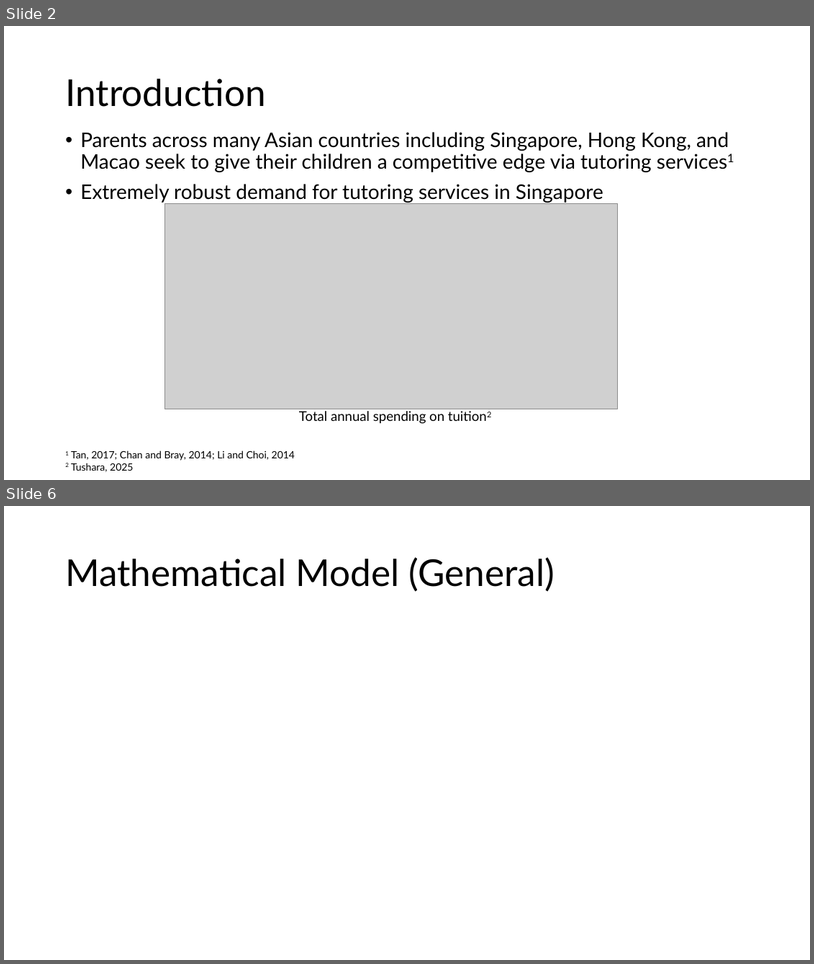
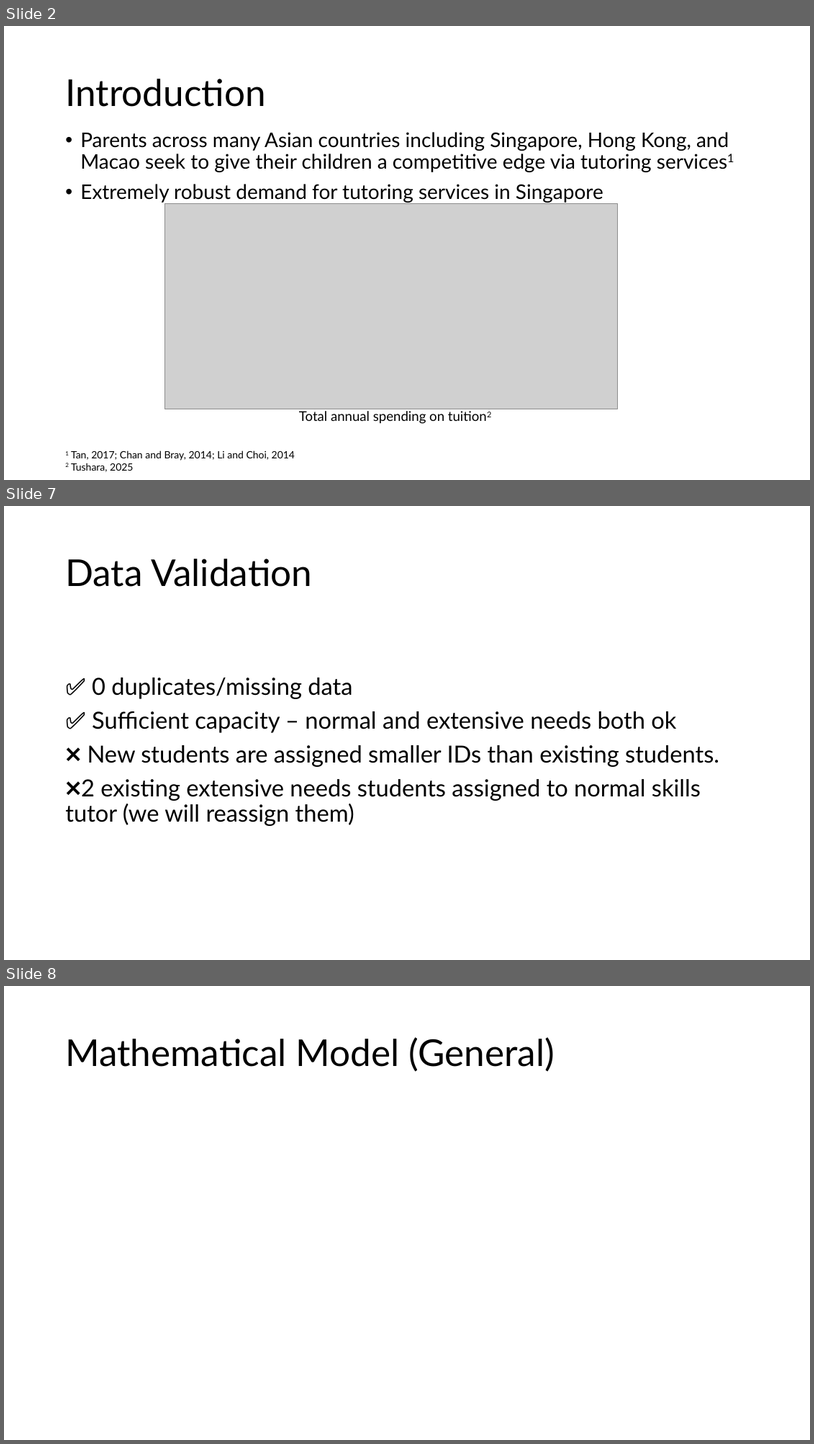
Before and after one commit to darrylteo/Technical-Test---Tutor-Student-Matching-Problem, a slide deck: test_presentation.pptx. Shown one above the other, each under a label of ours: slides 2 and 6 before the commit, slides 2, 7 and 8 after it; the slides between them are not shown. The pictures are 814x964 and 814x1444 pixels, drawn with LibreOffice and Linux fonts; fonts in the diff are those of the drawing; grey boxes stand for pictures. Boxes give left, top, right and bottom in pixels: in the first picture for what was removed or moved away, otherwise in the second. Text is boxed around its words. In the diff, an @@ line names an element or a change of style, - is before the commit and + after.

```diff
--- a/test_presentation.pptx
+++ b/test_presentation.pptx
@@ slide 7 added at (x1=4, y1=506, x2=810, y2=960), background #FFFFFF @@
@@ title added at (x1=65, y1=559, x2=312, y2=587), 44 pt, text #000000 @@
+Data Validation
@@ text added at (x1=65, y1=677, x2=720, y2=826), 28 pt, text #000000 @@
+✅ 0 duplicates/missing data
+✅ Sufficient capacity – normal and extensive needs both ok
+❌ New students are assigned smaller IDs than existing students.
+❌2 existing extensive needs students assigned to normal skills tutor (we will reassign them)
@@ what was slide 6 is now slide 8 @@
```
Also in this commit, not shown: 3 slides changed, 3 other slides added, 1 other file.
